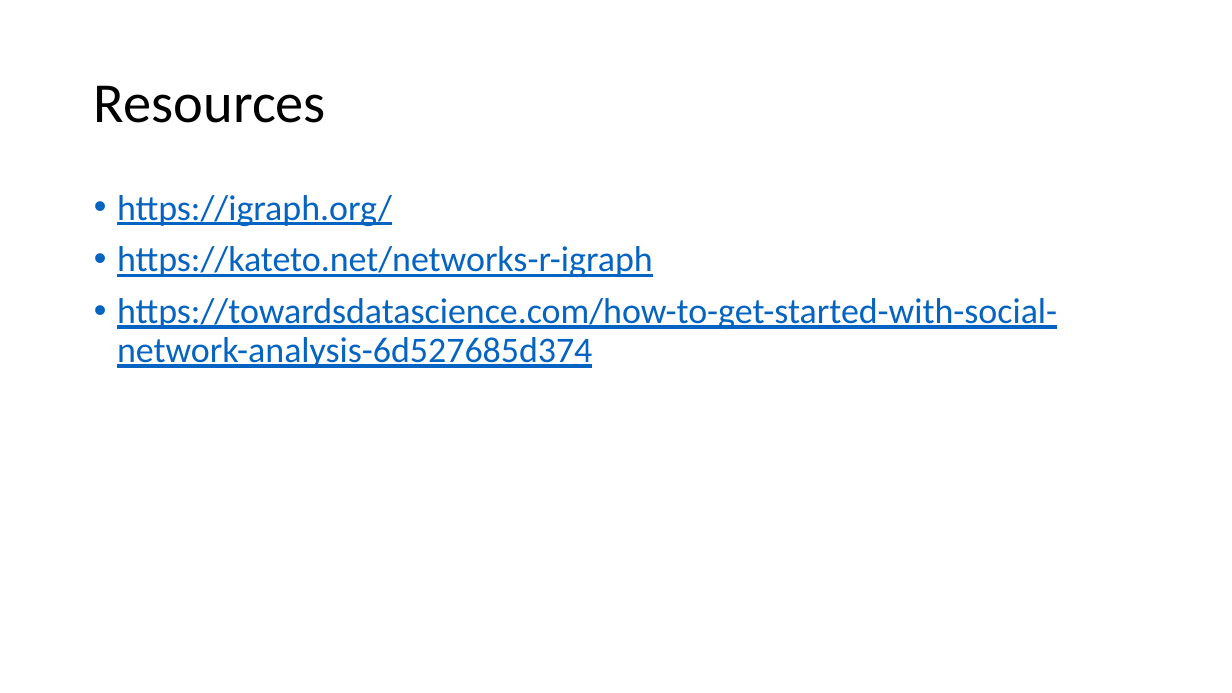
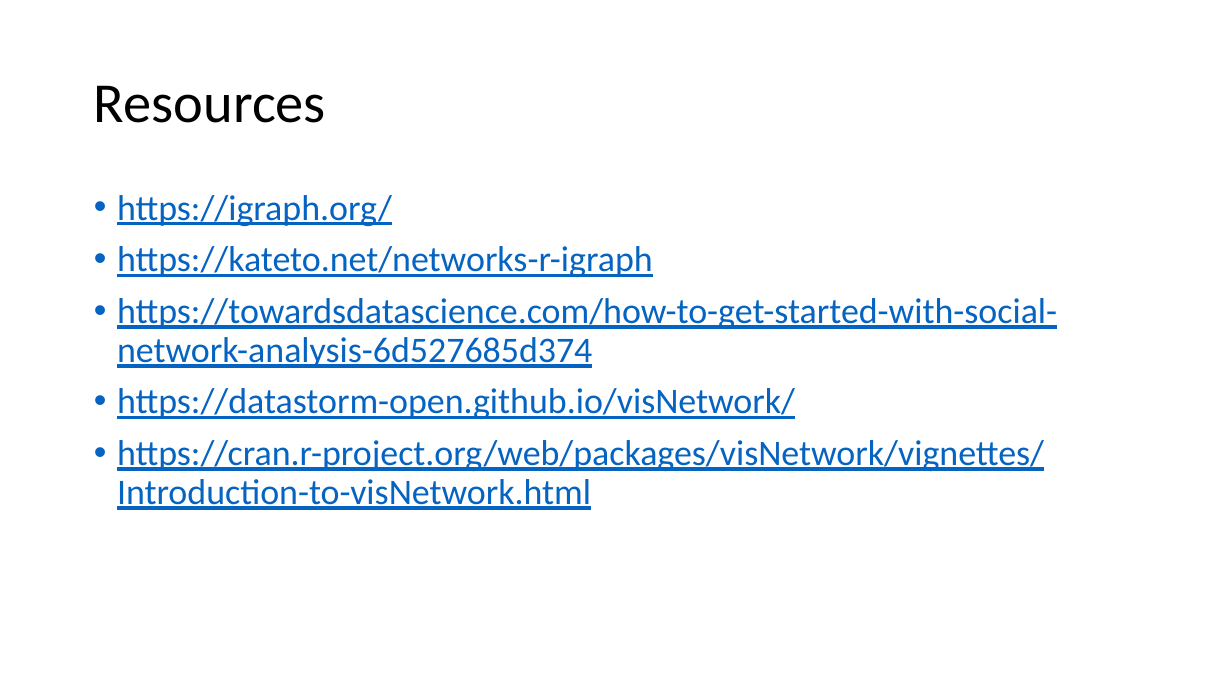
Before and after one commit to mubashirqasim/tpm_workshop_2020, a slide deck: slide 22 of Networks intro.pptx. Drawn at 1232x693 pixels with LibreOffice and Linux fonts; fonts in the diff are those of the drawing. Boxes give left, top, right and bottom in pixels: in the first picture for what was removed or moved away, otherwise in the second. Text is boxed around its words. In the diff, an @@ line names an element or a change of style, - is before the commit and + after.

Commit message:
updated presentation

```diff
--- a/Networks intro.pptx
+++ b/Networks intro.pptx
@@ text at box(117, 388, 1044, 510): paragraphs added @@
+• https://datastorm-open.github.io/visNetwork/
+• https://cran.r-project.org/web/packages/visNetwork/vignettes/Introduction-to-visNetwork.html
```
